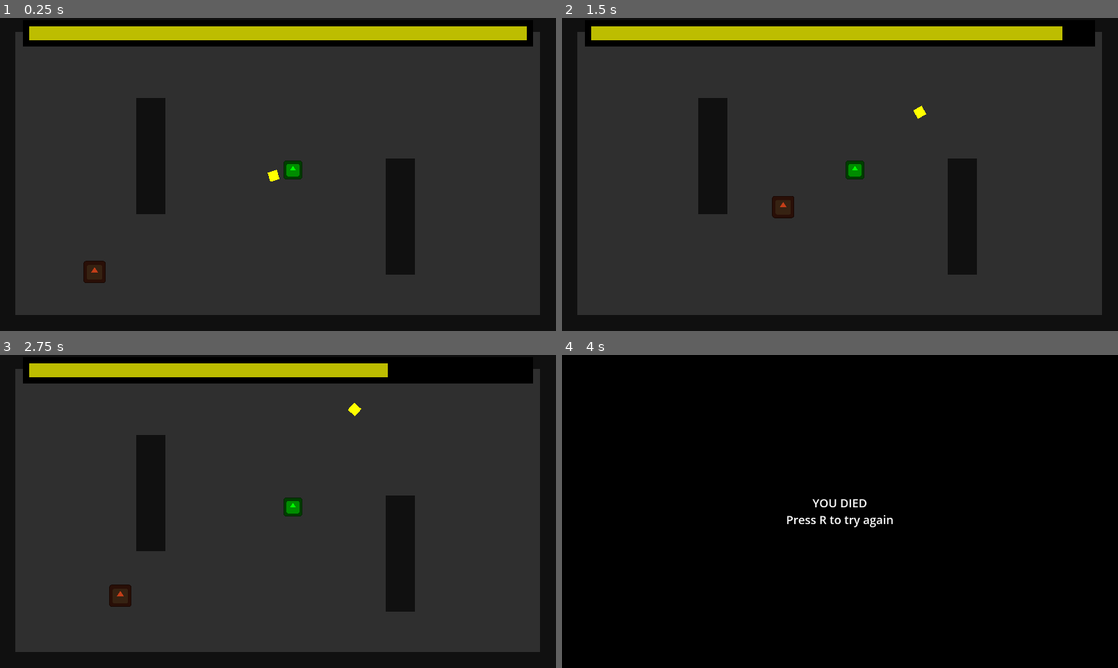
Above: before the commit, frames 1-4 (two rows, left to right).
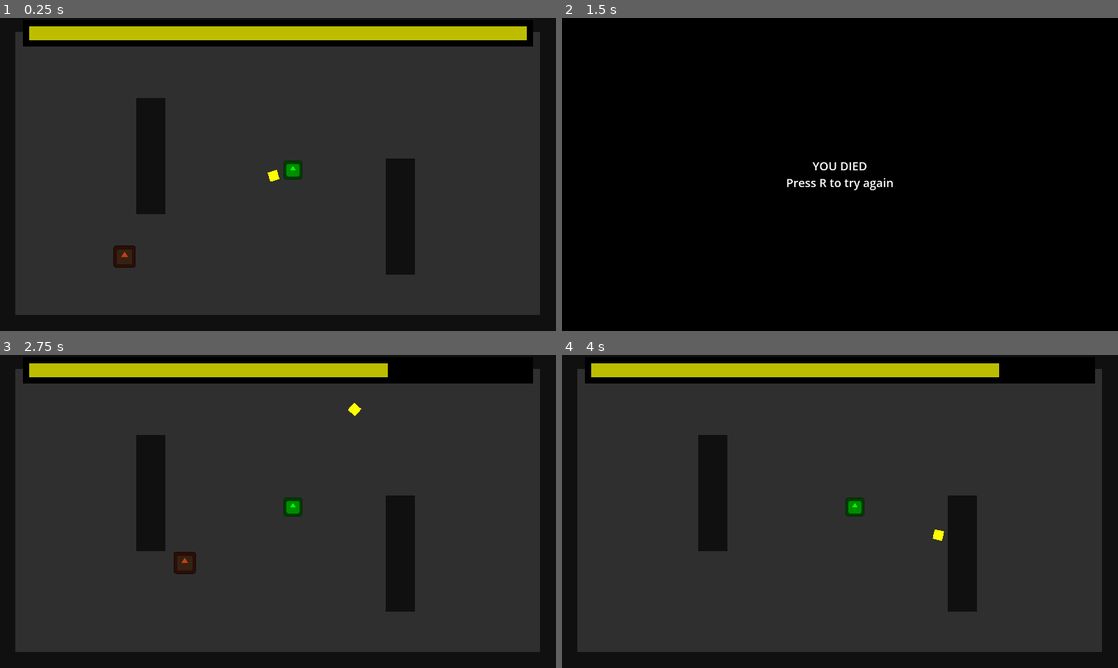
Above: after the commit, the same moments.

Repository: DeepRestGames/pirate-software-game-jam-16
Game: Godot game, scene res://Scenes/MainScene.tscn
Two runs of this game, one before a commit and one after it. Both use one fixed random seed, a clock stepped at 60 frames per second and the inputs below. The engine's default icon, where the game draws it, is replaced by a stand-in: a white triangle on a blue panel in a dark square.
Inputs (mouse positions are in pixels of both pictures, inside the frame that each line leads up to):
- Up to frame 1 (0.25 s): no input
- Up to frame 2 (1.5 s): move the mouse to (962, 158) at 0.52 s; hold Space (throw_boomerang) 0.53-1.28 s; move the mouse to (728, 190) at 1.27 s; tap Space (throw_boomerang) at 1.35 s
- Up to frame 3 (2.75 s): tap R (restart) at 2 s; move the mouse to (333, 442) at 2.02 s; hold Space (throw_boomerang) from 2.03 s (still down)
- Up to frame 4 (4 s): move the mouse to (812, 574) at 2.77 s; release Space (throw_boomerang) at 2.78 s; tap Space (throw_boomerang) at 2.85 s; move the mouse to (1006, 558) at 3.52 s; hold Space (throw_boomerang) from 3.53 s (still down)

The runs differ from the first frame. In frame 1, 0.6% of the frame differs, in the area x 15-25%, y 72-85%; in frame 2, 81%, in the area x 2-98%, y 2-95%; in frame 3, 0.6%; in frame 4, 80%.

Commit message:
Faster pathfinding, enemies start chasing as soon as they spawn

Diff:
--- a/Scenes/Enemies/EnemyWalking.tscn
+++ b/Scenes/Enemies/EnemyWalking.tscn
@@ -6,7 +6,7 @@
 [sub_resource type="CircleShape2D" id="CircleShape2D_w56bn"]
 radius = 35.0
 
-[node name="EnemyBase" type="CharacterBody2D" groups=["Enemies"]]
+[node name="EnemyWalking" type="CharacterBody2D" groups=["Enemies"]]
 collision_layer = 4
 collision_mask = 10
 motion_mode = 1
@@ -26,7 +26,7 @@
 debug_path_custom_line_width = 2.0
 
 [node name="PathCalculationTimer" type="Timer" parent="."]
-wait_time = 0.5
+wait_time = 0.3
 autostart = true
 
 [connection signal="timeout" from="PathCalculationTimer" to="." method="_on_path_calculation_timer_timeout"]
--- a/Scenes/MainCharacter.tscn
+++ b/Scenes/MainCharacter.tscn
@@ -29,7 +29,7 @@
 debug_path_custom_line_width = 2.0
 
 [node name="PathCalculationTimer" type="Timer" parent="."]
-wait_time = 0.5
+wait_time = 0.2
 
 [node name="Boomerang" type="RigidBody2D" parent="." groups=["Boomerang"]]
 position = Vector2(61, -14)
--- a/Scripts/Enemies/EnemyWalking.gd
+++ b/Scripts/Enemies/EnemyWalking.gd
@@ -3,6 +3,11 @@
 
 
 @onready var path_calculation_timer = $PathCalculationTimer as Timer
+
+
+func _ready() -> void:
+	super._ready()
+	make_path()
 
 
 func _physics_process(delta: float) -> void:
